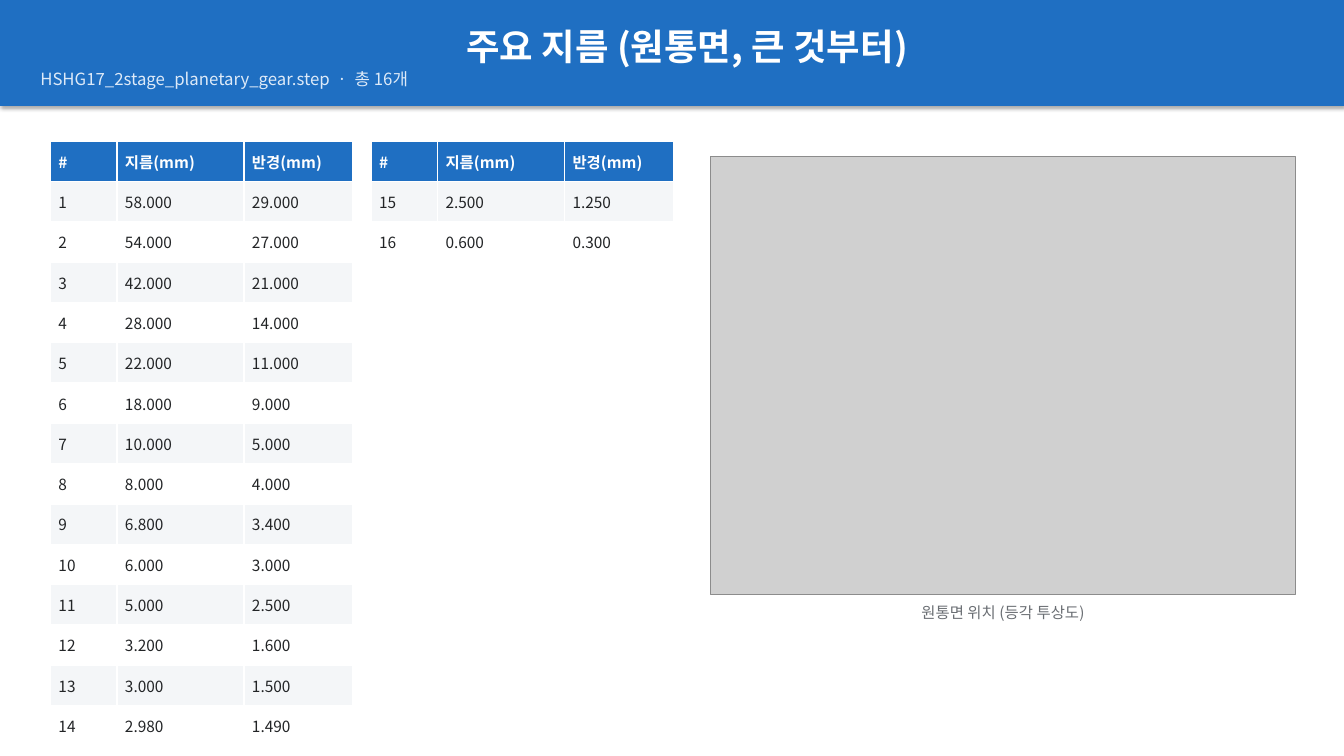
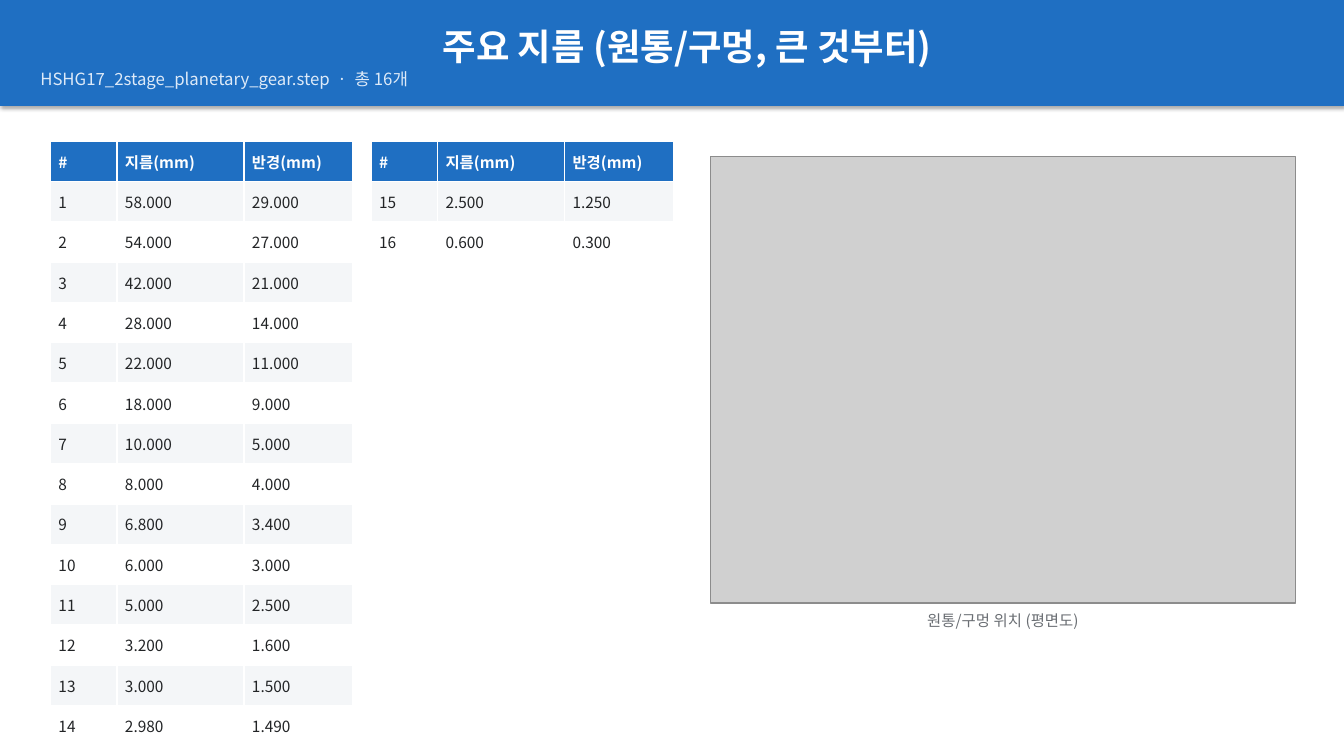
Before and after one commit to Seobuk/Argos, a slide deck: slide 5 of examples/planetary_gear/report/HSHG17_2stage_planetary_gear_report.pptx. Drawn at 1344x756 pixels with LibreOffice and Linux fonts; fonts in the diff are those of the drawing; grey boxes stand for pictures. Boxes give left, top, right and bottom in pixels: in the first picture for what was removed or moved away, otherwise in the second. Text is boxed around its words. In the diff, an @@ line names an element or a change of style, - is before the commit and + after.

Commit message:
feature/step-report: refocus report on size + multi-angle photos
Per request, the default report is now visual/dimensional rather than
robot-dynamics oriented:
- Mass / inertia / URDF slides are OFF by default (add back with --with-mass).
  URDF is only computed/written when --with-mass is given.
- Dimensions stated as 가로(X) · 세로(Y) · 높이(Z); each orthographic view is
  annotated with its in-plane dims using these names (consistent everywhere).
- Standard 삼면도: front / TOP / side + iso. Top replaces the redundant back
  view and shows the footprint — fixes flat parts (a PCB only reads from above).
- New "여러 각도" gallery: 4 isometric corners (turntable). Title slide shows
  the part + size.

Slides: title / dimensions / dimensioned-drawing / multi-angle / diameters.
Planetary-gear example regenerated (7 renders); URDF file dropped from it.

```diff
--- a/examples/planetary_gear/report/HSHG17_2stage_planetary_gear_report.pptx
+++ b/examples/planetary_gear/report/HSHG17_2stage_planetary_gear_report.pptx
@@ text in rectangle at [443,29,931,68]: text changed @@
-주요 지름 (원통면, 큰 것부터)
+주요 지름 (원통/구멍, 큰 것부터)
@@ picture: place and size @@
-picture at [711,156,1296,595]
+picture at [711,156,1296,603]
@@ text at [927,613,1079,629]: text changed @@
-원통면 위치 (등각 투상도)
+원통/구멍 위치 (평면도)
```
Also in this commit, not shown: 2 other slides changed, 2 slides added, 3 slides removed, 12 other files.
